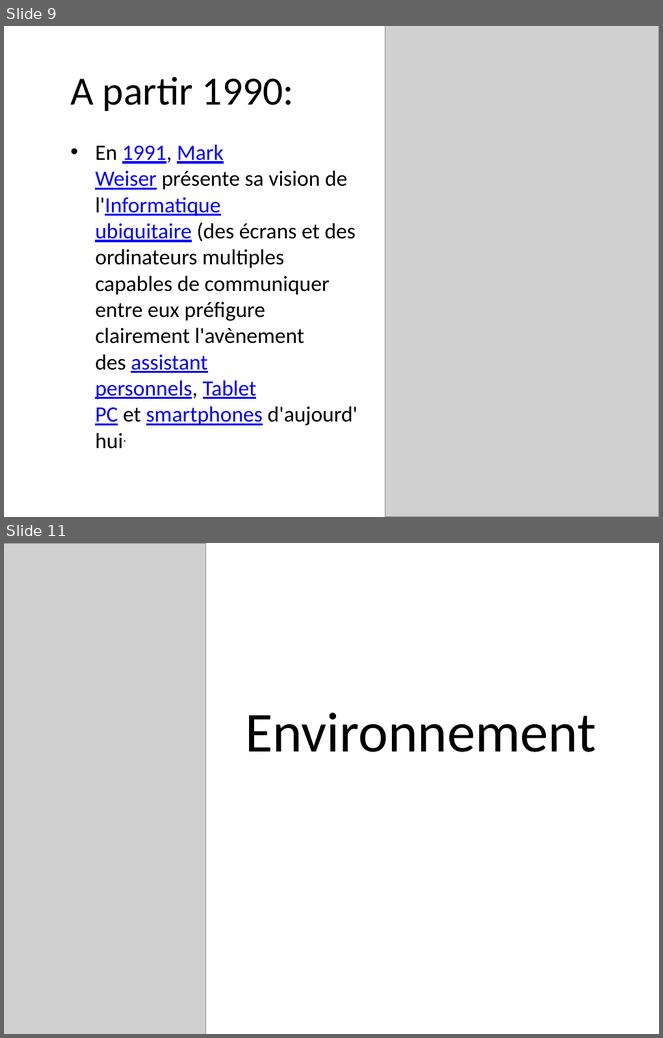
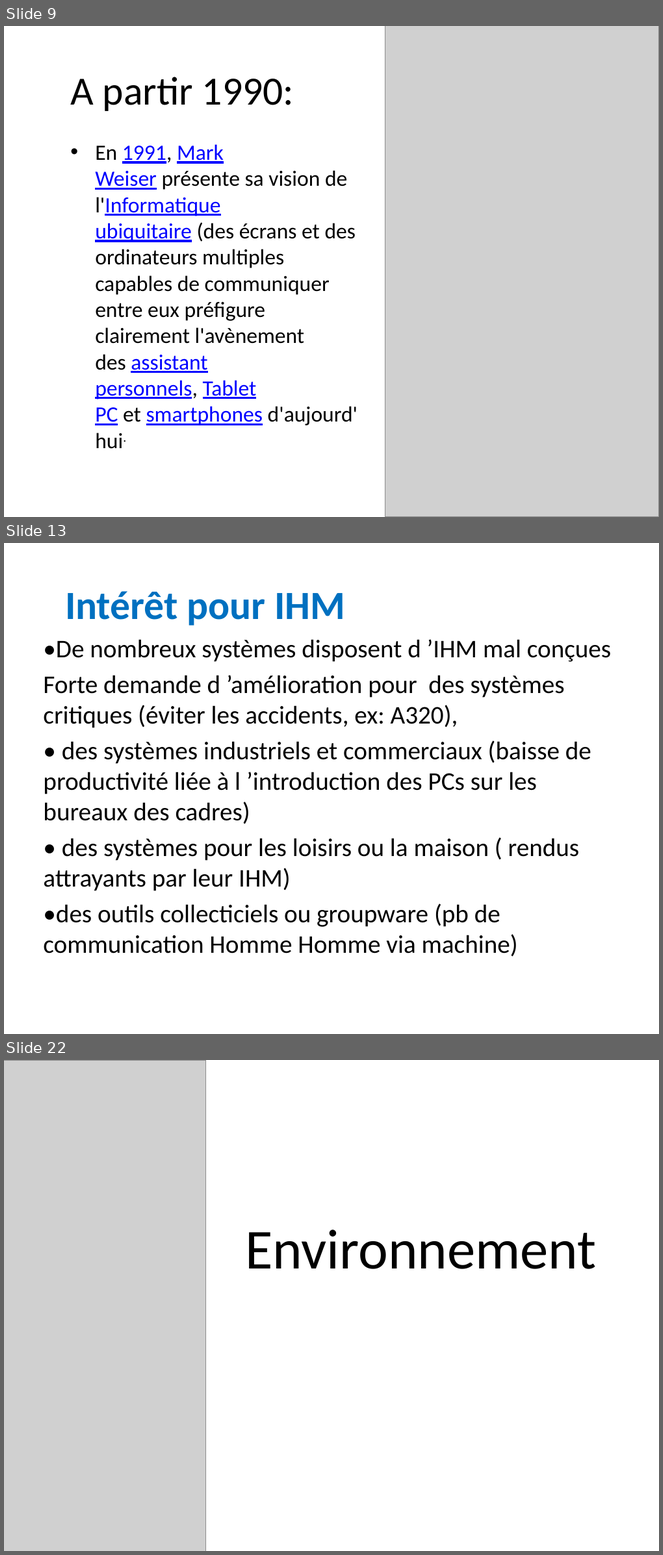
Before and after one commit to LucNtonga/IHM, a slide deck: INTERFACE.pptx. Shown one above the other, each under a label of ours: slides 9 and 11 before the commit, slides 9, 13 and 22 after it; the slides between them are not shown. The pictures are 663x1038 and 663x1555 pixels, drawn with LibreOffice and Linux fonts; fonts in the diff are those of the drawing; grey boxes stand for pictures; background and template pictures are left out. Boxes give left, top, right and bottom in pixels: in the first picture for what was removed or moved away, otherwise in the second. Text is boxed around its words. In the diff, an @@ line names an element or a change of style, - is before the commit and + after.

```diff
--- a/INTERFACE.pptx
+++ b/INTERFACE.pptx
@@ slide 13 added at box(4, 543, 659, 1034), background picture (left out) @@
@@ title added at box(65, 591, 346, 626), 44 pt, text #0070C0, bold @@
+Intérêt pour IHM
@@ text added at box(43, 639, 611, 957), 28 pt, text #000000 @@
+•De nombreux systèmes disposent d ’IHM mal conçues
+Forte demande d ’amélioration pour des systèmes critiques (éviter les accidents, ex: A320),
+• des systèmes industriels et commerciaux (baisse de productivité liée à l ’introduction des PCs sur les bureaux des cadres)
+• des systèmes pour les loisirs ou la maison ( rendus attrayants par leur IHM)
+•des outils collecticiels ou groupware (pb de communication Homme Homme via machine)
@@ what was slide 11 is now slide 22 @@
```
Also in this commit, not shown: 1 slide changed, 10 other slides added.
